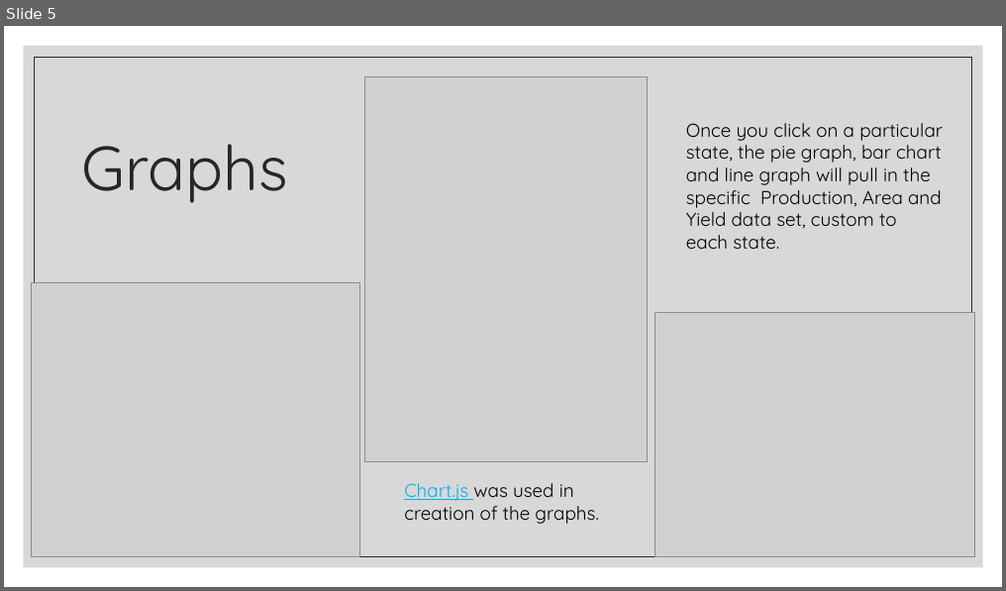
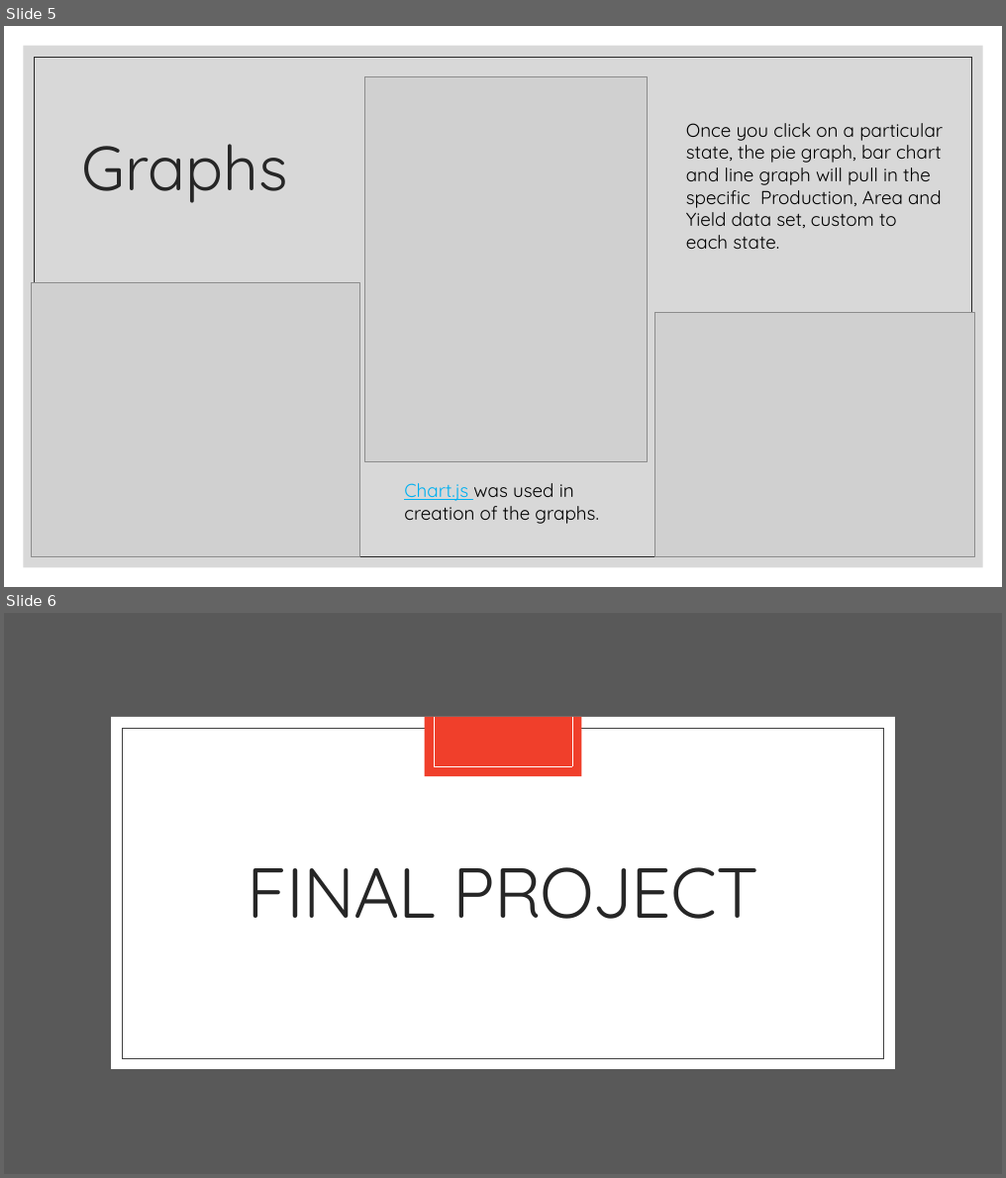
Before and after one commit to FabulousErin/Project_2, a slide deck: Presentation Slides/Project 2 .pptx. Shown one above the other, each under a label of ours: slide 5 before the commit, slides 5 and 6 after it. The pictures are 1006x591 and 1006x1178 pixels, drawn with LibreOffice and Linux fonts; fonts in the diff are those of the drawing; grey boxes stand for pictures. Boxes give left, top, right and bottom in pixels: in the first picture for what was removed or moved away, otherwise in the second. Text is boxed around its words. In the diff, an @@ line names an element or a change of style, - is before the commit and + after.

```diff
--- a/Presentation Slides/Project 2 .pptx
+++ b/Presentation Slides/Project 2 .pptx
@@ slide 6 added at [4,613,1002,1174], background #FFFFFF @@
@@ rectangle added at [4,613,1002,1174], fill #595959 @@
@@ rectangle added at [111,717,895,1069], fill #FFFFFF @@
@@ rectangle added at [122,728,884,1059], outline #404040 0.5 pt @@
@@ rectangle added at [425,717,582,777], fill #F03F2B @@
@@ line added from (434, 717) to (434, 767), #FFFFFF 0.5 pt @@
@@ line added from (572, 717) to (572, 767), #FFFFFF 0.5 pt @@
@@ line added from (434, 767) to (572, 767), #FFFFFF 0.5 pt @@
@@ title added at [248,867,758,919], 68 pt, text #262626 @@
+FINAL PROJECT
```
Also in this commit, not shown: 12 other files.
